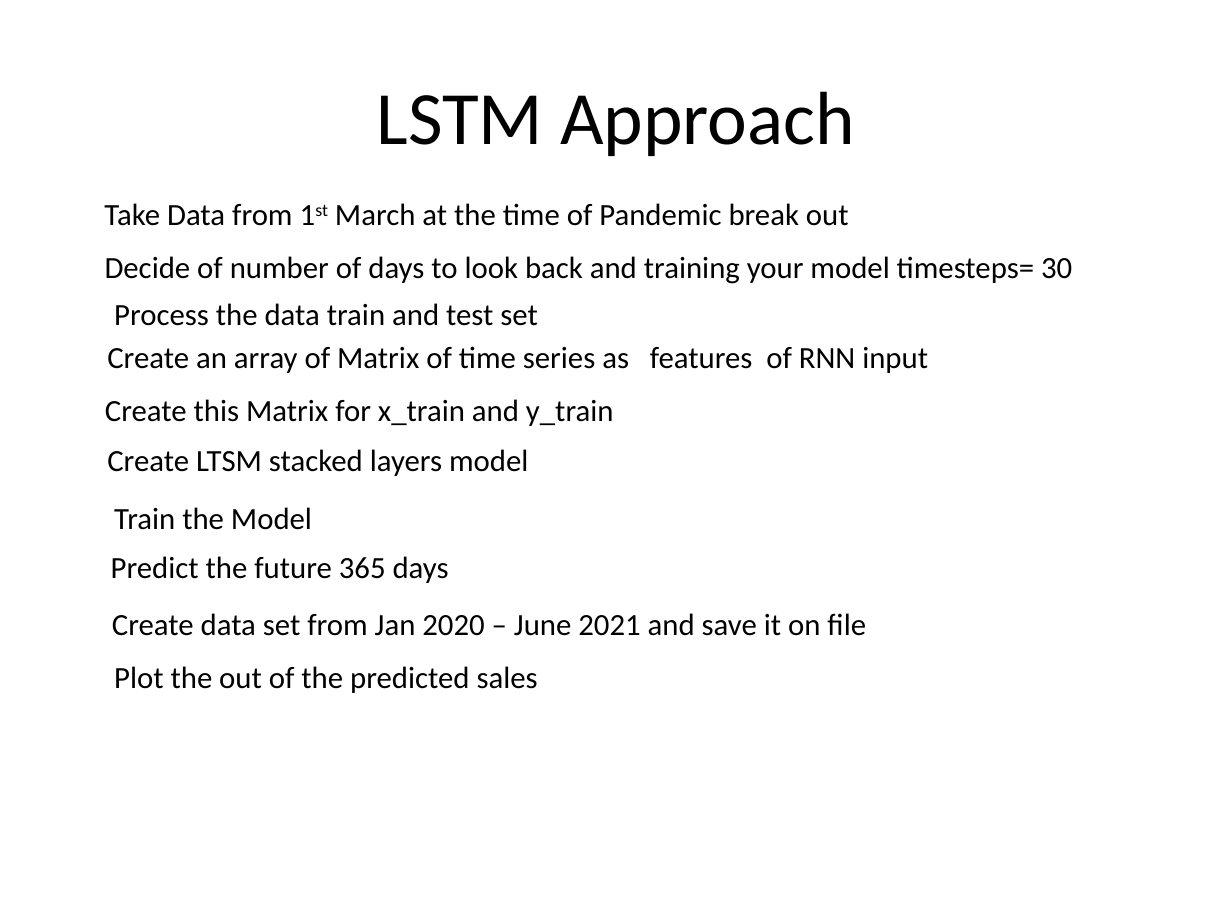
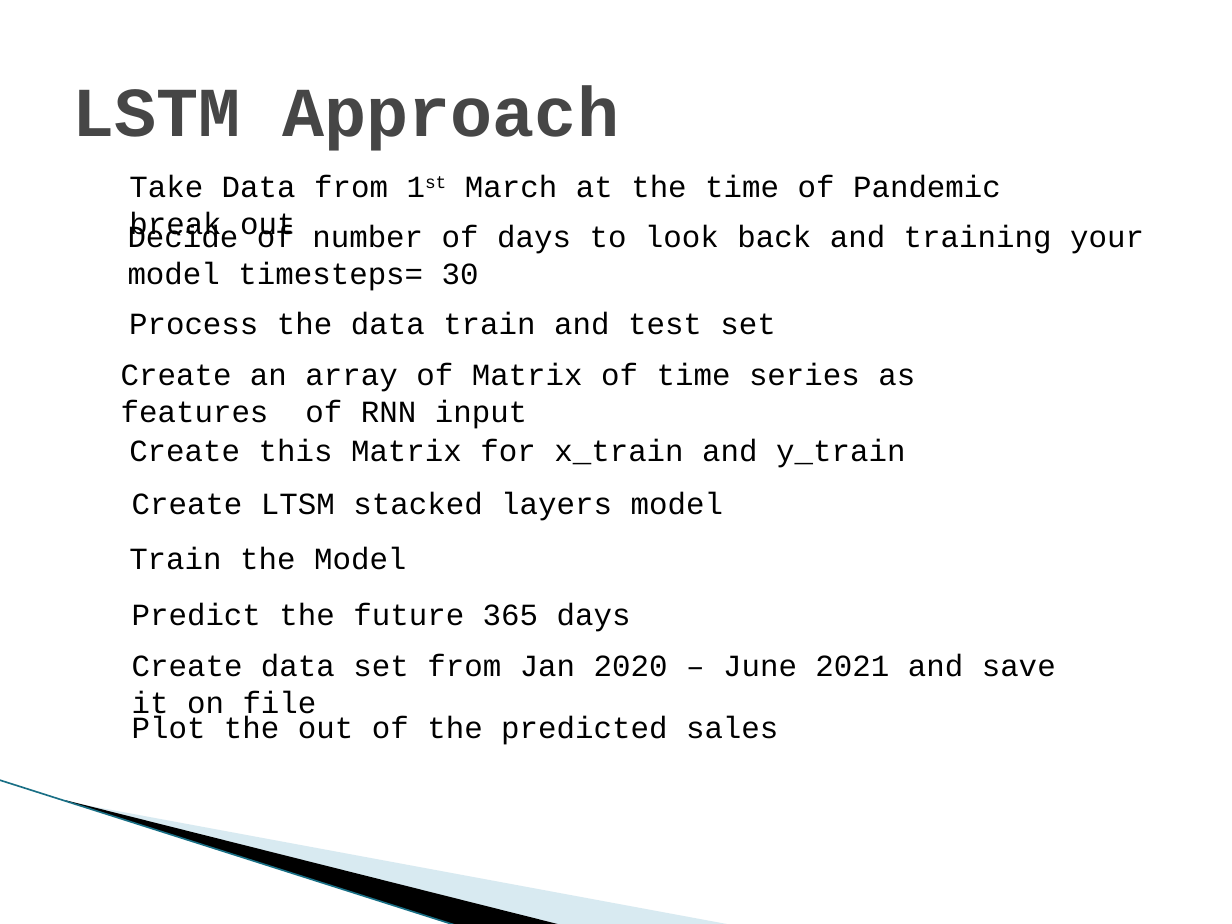
Before and after one commit to ziadmohd/NYCYellowTaxi, a slide deck: slide 11 of Impact of COVID-10 on NYC Taxi Industries.pptx (slide 10 before the commit). Drawn at 1232x924 pixels with LibreOffice and Linux fonts; fonts in the diff are those of the drawing; background and template pictures are left out. Boxes give left, top, right and bottom in pixels: in the first picture for what was removed or moved away, otherwise in the second. Text is boxed around its words. In the diff, an @@ line names an element or a change of style, - is before the commit and + after.

```diff
--- a/Impact of COVID-10 on NYC Taxi Industries.pptx
+++ b/Impact of COVID-10 on NYC Taxi Industries.pptx
@@ title "LSTM Approach" at <box>72,85,619,151</box>: size 44 to 41 pt, font Calibri to Courier New, text colour #000000 to #464646, bold on; alignment centre to left @@
@@ text "Take Data from 1st March ...": place and size @@
-text "Take Data from 1st March ..." at <box>104,203,849,226</box>
+text "Take Data from 1st March ..." at <box>129,175,1001,243</box>
@@ text "Decide of number of days ...": place and size @@
-text "Decide of number of days ..." at <box>105,256,1072,284</box>
+text "Decide of number of days ..." at <box>128,225,1144,291</box>
@@ text "Process the data train and ...": place and size @@
-text "Process the data train and ..." at <box>114,303,538,326</box>
+text "Process the data train and ..." at <box>129,312,775,335</box>
@@ text "Create an array of Matrix ...": place and size @@
-text "Create an array of Matrix ..." at <box>107,346,928,373</box>
+text "Create an array of Matrix ..." at <box>121,363,915,429</box>
@@ text "Create this Matrix for x_train ...": place and size @@
-text "Create this Matrix for x_train ..." at <box>105,399,614,426</box>
+text "Create this Matrix for x_train ..." at <box>129,439,905,468</box>
@@ text "Create LTSM stacked layers model": place and size @@
-text "Create LTSM stacked layers model" at <box>107,449,528,476</box>
+text "Create LTSM stacked layers model" at <box>132,492,723,521</box>
@@ text "Train the Model": place and size @@
-text "Train the Model" at <box>114,507,312,530</box>
+text "Train the Model" at <box>129,547,406,570</box>
@@ text "Predict the future 365 days": place and size @@
-text "Predict the future 365 days" at <box>111,556,449,583</box>
+text "Predict the future 365 days" at <box>132,603,631,632</box>
@@ font Calibri to Courier New in 10 elements at <box>129,312,775,335</box>, <box>129,547,406,570</box>, <box>129,439,905,468</box>, <box>132,492,723,521</box>, <box>132,716,778,745</box>, <box>132,603,631,632</box>, <box>128,225,1144,291</box>, <box>121,363,915,429</box>, <box>129,175,1001,243</box>, <box>132,654,1056,722</box> @@
@@ text "Create data set from Jan ...": place and size @@
-text "Create data set from Jan ..." at <box>112,613,866,636</box>
+text "Create data set from Jan ..." at <box>132,654,1056,722</box>
@@ text "Plot the out of the ...": place and size @@
-text "Plot the out of the ..." at <box>114,666,538,693</box>
+text "Plot the out of the ..." at <box>132,716,778,745</box>
@@ line added from (0, 780) to (457, 924), #97C5D8 0.95 pt @@
@@ freeform shape added at <box>65,800,563,924</box>, fill #000000 @@
@@ freeform shape added at <box>68,801,733,924</box>, fill #A0CBDC at 40% opacity @@
```
Also in this commit, not shown: 14 other slides changed, 1 slide added.
